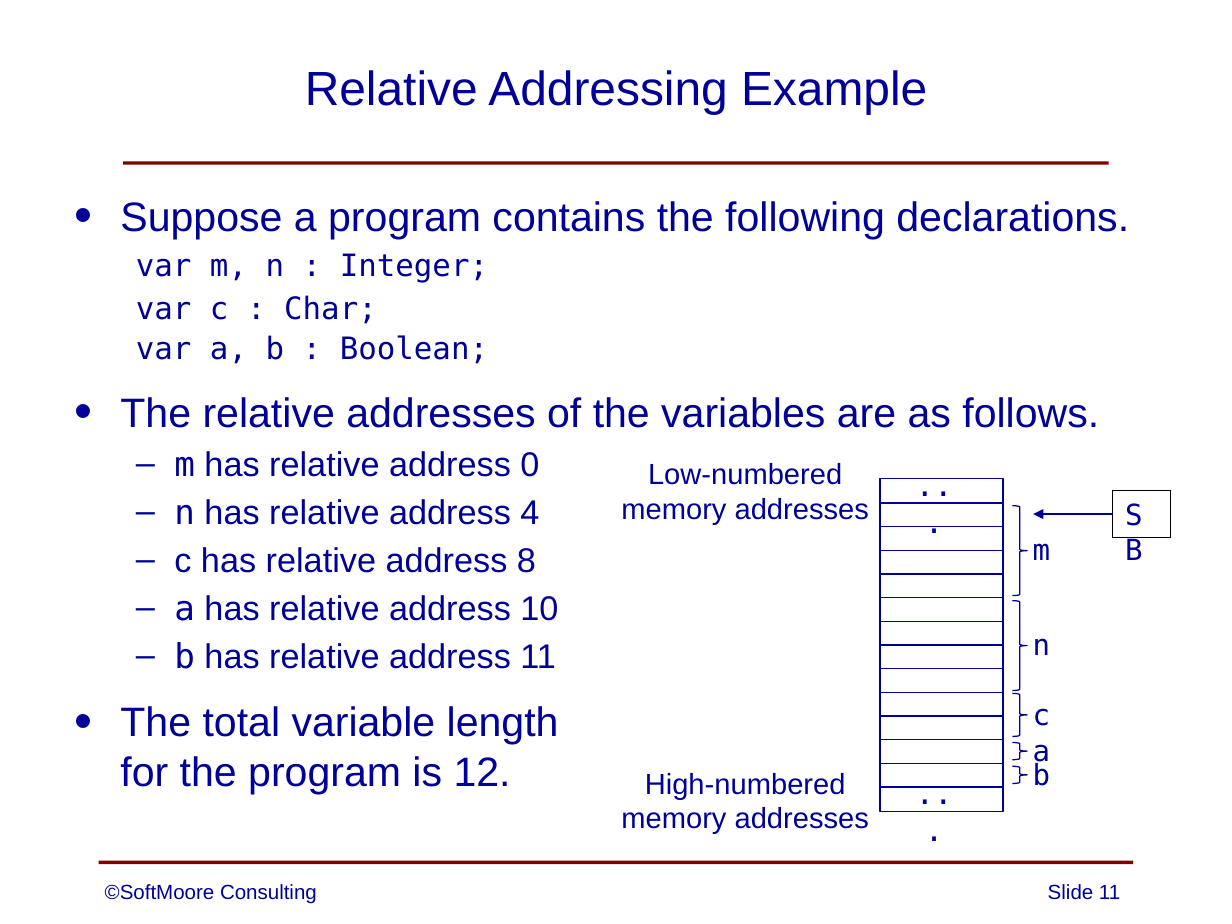
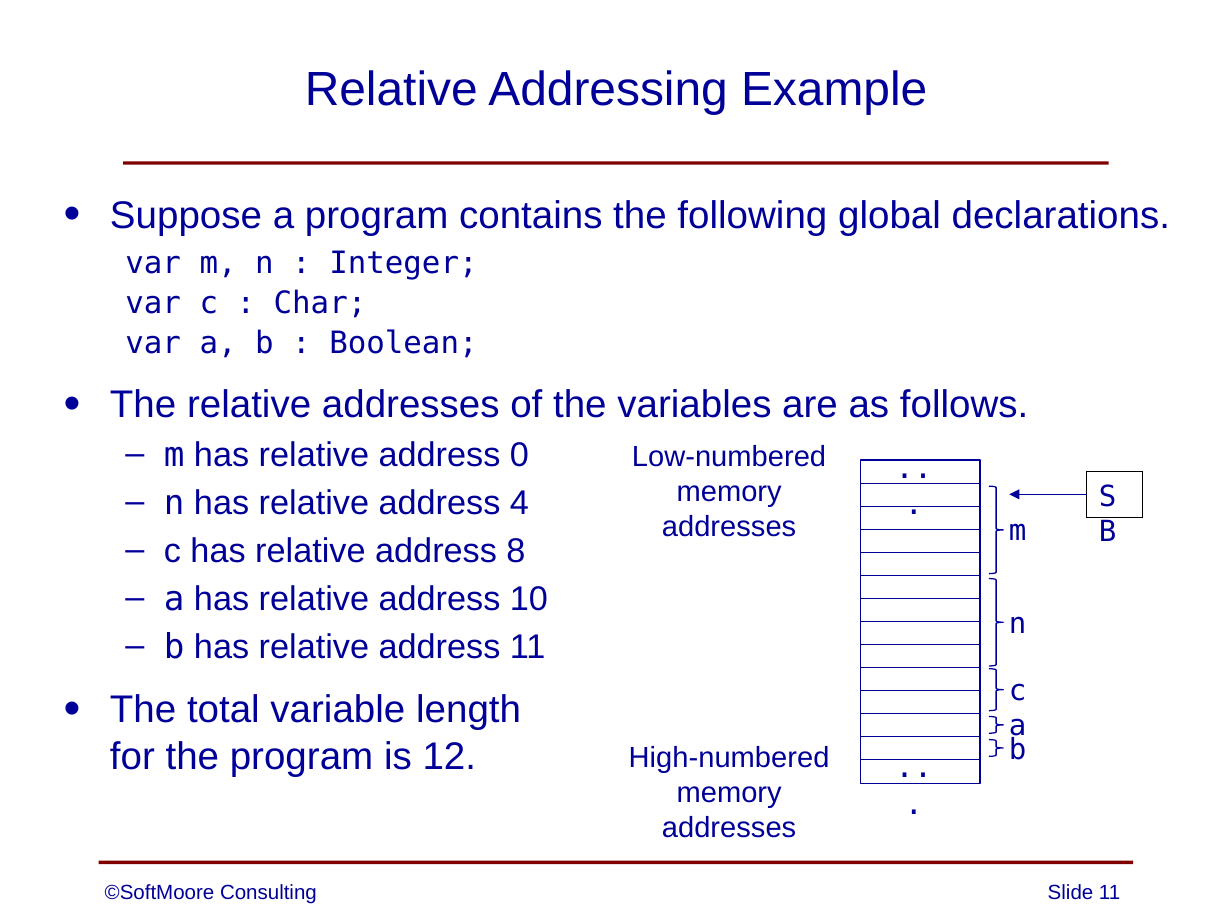
Before and after one commit to SoftMoore/CPRL-Java-4th, a slide deck: slide 11 of PowerPoints/10 - CVM.pptx. Drawn at 1232x924 pixels with LibreOffice and Linux fonts; fonts in the diff are those of the drawing. Boxes give left, top, right and bottom in pixels: in the first picture for what was removed or moved away, otherwise in the second. Text is boxed around its words. In the diff, an @@ line names an element or a change of style, - is before the commit and + after.

Commit message:
minor updates to two slides

```diff
--- a/PowerPoints/10 - CVM.pptx
+++ b/PowerPoints/10 - CVM.pptx
@@ text "Suppose a program contains the ...": place and size @@
-text "Suppose a program contains the ..." at <box>120,201,1129,794</box>
+text "Suppose a program contains the ..." at <box>110,200,1170,776</box>
@@ text at <box>110,200,1170,236</box>: text changed; size 24 to 22.5 pt @@
-• Suppose a program contains the following declarations.
+• Suppose a program contains the following global declarations.
@@ text at <box>110,289,1028,776</box>: size 24 to 22.5 pt in "The relative addresses of the variables are ...", "The total variable length for the program ..."; less space between paragraphs @@
@@ text "Low-numbered" rewrapped from <box>621,463,869,524</box> to <box>632,445,826,537</box> @@
@@ text "...": place and size @@
-text "..." at <box>903,460,979,509</box>
+text "..." at <box>883,441,957,489</box>
@@ rectangle: place and size @@
-rectangle at <box>880,479,1003,812</box>
+rectangle at <box>860,460,979,784</box>
@@ line moved from (880, 503) - (1003, 503) to (860, 484) - (979, 484) @@
@@ line moved from (880, 527) - (1003, 527) to (860, 506) - (979, 506) @@
@@ line moved from (880, 551) - (1003, 551) to (860, 530) - (979, 530) @@
@@ line moved from (880, 574) - (1003, 574) to (860, 553) - (979, 553) @@
@@ line moved from (880, 598) - (1003, 598) to (860, 575) - (979, 575) @@
@@ line moved from (880, 621) - (1003, 621) to (860, 599) - (979, 599) @@
@@ 2 right braces, 1 rectangle, 1 text, 1 arrow: place and size @@
-2 right braces, 1 rectangle, 1 text, 1 arrow at <box>1013,490,1169,691</box>
+2 right braces, 1 rectangle, 1 text, 1 arrow at <box>989,471,1142,667</box>
@@ line moved from (880, 646) - (1003, 646) to (860, 622) - (979, 622) @@
@@ line moved from (880, 669) - (1003, 669) to (860, 644) - (979, 644) @@
@@ line moved from (880, 692) - (1003, 692) to (860, 668) - (979, 668) @@
@@ 4 texts, 3 right braces: place and size @@
-4 texts, 3 right braces at <box>1013,638,1051,786</box>
+4 texts, 3 right braces at <box>989,616,1027,760</box>
@@ line moved from (880, 716) - (1003, 716) to (860, 691) - (979, 691) @@
@@ line moved from (880, 739) - (1003, 739) to (860, 713) - (979, 713) @@
@@ text "High-numbered" rewrapped from <box>621,773,869,834</box> to <box>629,746,830,838</box> @@
@@ line moved from (880, 764) - (1003, 764) to (860, 737) - (979, 737) @@
@@ text "...": place and size @@
-text "..." at <box>903,768,979,817</box>
+text "..." at <box>883,742,957,790</box>
@@ line moved from (880, 787) - (1003, 787) to (860, 760) - (979, 760) @@
```
Also in this commit, not shown: 1 other slide changed.
